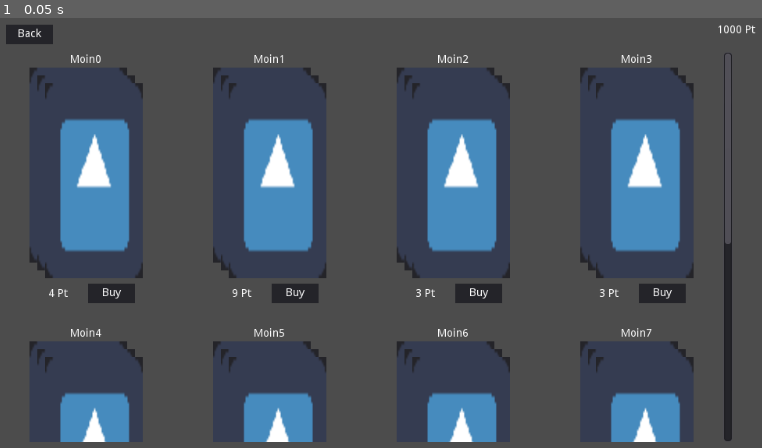
Above: before the commit, frame 1.
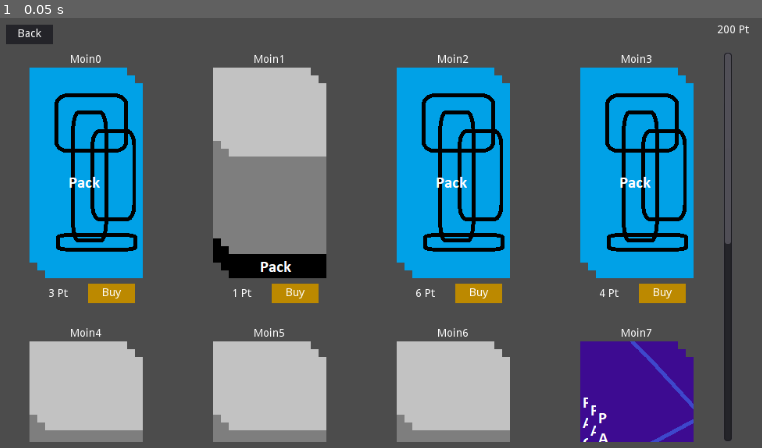
Above: after the commit, the same moment.

Repository: jamklex/first_game
Game: Godot game, scene res://scenes/packages.tscn
Two runs of this game, one before a commit and one after it. Both use one fixed random seed, a clock stepped at 60 frames per second and the inputs below. This scene is started directly instead of the project's main scene. The engine's default icon, where the game draws it, is replaced by a stand-in: a white triangle on a blue panel in a dark square.
Inputs:
- Up to frame 1 (0.05 s): no input

The runs differ from the first frame. In frame 1, 44% of the frame differs, in the area x 3-100%, y 1-99%.

Commit message:
booster pack

Diff:
--- a/Deck_Defense/prefabs/package.tscn
+++ b/Deck_Defense/prefabs/package.tscn
@@ -1,6 +1,5 @@
-[gd_scene load_steps=3 format=2]
+[gd_scene load_steps=2 format=2]
 
-[ext_resource path="res://icon.png" type="Texture" id=1]
 [ext_resource path="res://scripts/package.gd" type="Script" id=2]
 
 [node name="package" type="Control"]
@@ -24,35 +23,15 @@
 margin_right = 145.0
 margin_bottom = 290.0
 
-[node name="pack3" type="Panel" parent="packs"]
-margin_right = 125.0
-margin_bottom = 250.0
-
-[node name="cover" type="Sprite" parent="packs/pack3"]
-scale = Vector2( 1.95313, 3.90625 )
-texture = ExtResource( 1 )
+[node name="cover1" type="Sprite" parent="packs"]
 centered = false
 
-[node name="pack2" type="Panel" parent="packs"]
-margin_left = 10.0
-margin_top = 10.0
-margin_right = 135.0
-margin_bottom = 260.0
-
-[node name="cover" type="Sprite" parent="packs/pack2"]
-scale = Vector2( 1.95313, 3.90625 )
-texture = ExtResource( 1 )
+[node name="cover2" type="Sprite" parent="packs"]
+position = Vector2( 10, 10 )
 centered = false
 
-[node name="pack" type="Panel" parent="packs"]
-margin_left = 20.0
-margin_top = 20.0
-margin_right = 145.0
-margin_bottom = 270.0
-
-[node name="cover" type="Sprite" parent="packs/pack"]
-scale = Vector2( 1.95313, 3.90625 )
-texture = ExtResource( 1 )
+[node name="cover3" type="Sprite" parent="packs"]
+position = Vector2( 20, 20 )
 centered = false
 
 [node name="bar" type="Control" parent="."]
--- a/Deck_Defense/scenes/packages.tscn
+++ b/Deck_Defense/scenes/packages.tscn
@@ -1,7 +1,19 @@
-[gd_scene load_steps=3 format=2]
+[gd_scene load_steps=4 format=2]
 
 [ext_resource path="res://scenes/booster-pack.png" type="Texture" id=1]
 [ext_resource path="res://scripts/packages.gd" type="Script" id=3]
+
+[sub_resource type="StyleBoxFlat" id=1]
+bg_color = Color( 0.517647, 0, 0, 1 )
+border_width_left = 1
+border_width_top = 1
+border_width_right = 1
+border_width_bottom = 1
+border_color = Color( 0, 0, 0, 1 )
+corner_radius_top_left = 5
+corner_radius_top_right = 5
+corner_radius_bottom_right = 5
+corner_radius_bottom_left = 5
 
 [node name="packages" type="Control"]
 anchor_right = 1.0
@@ -45,4 +57,37 @@
 align = 1
 valign = 1
 
+[node name="resultWindow" type="Panel" parent="."]
+visible = false
+margin_left = 228.0
+margin_top = 116.0
+margin_right = 800.0
+margin_bottom = 486.0
+
+[node name="close" type="Panel" parent="resultWindow"]
+margin_left = 560.0
+margin_top = -10.0
+margin_right = 585.0
+margin_bottom = 15.0
+custom_styles/panel = SubResource( 1 )
+
+[node name="Label" type="Label" parent="resultWindow/close"]
+margin_right = 25.0
+margin_bottom = 25.0
+text = "X"
+align = 1
+valign = 1
+
+[node name="scrollWrapper" type="ScrollContainer" parent="resultWindow"]
+margin_left = 20.0
+margin_top = 20.0
+margin_right = 550.0
+margin_bottom = 350.0
+
+[node name="cardHolder" type="GridContainer" parent="resultWindow/scrollWrapper"]
+custom_constants/vseparation = 19
+custom_constants/hseparation = 19
+columns = 3
+
 [connection signal="gui_input" from="back" to="." method="_on_back_gui_input"]
+[connection signal="gui_input" from="resultWindow/close" to="." method="_on_close_gui_input"]
--- a/Deck_Defense/scripts/package.gd
+++ b/Deck_Defense/scripts/package.gd
@@ -6,15 +6,28 @@
 # Declare member variables here. Examples:
 # var a = 2
 # var b = "text"
+enum Style {Available, NotEnoughMoney, Sold}
+
+var style = Style.Available
 var price
+var numberOfPacks = 10
 var funcObj:Control
 var functionName
 var functionArg
 
+var buyBtnLabel:Label
+var buyBtn:Panel
+var buyBtnStyle = StyleBoxFlat.new()
+var availableColor = Color8(189,138,0)
+var notAvailableColor = Color8(20,20,20)
+
 
 # Called when the node enters the scene tree for the first time.
 func _ready():
-	pass # Replace with function body.
+	buyBtnLabel = get_node("bar/buyButton/Label") as Label
+	buyBtn = get_node("bar/buyButton") as Panel
+	buyBtnStyle.bg_color = availableColor
+	buyBtn.add_stylebox_override("panel", buyBtnStyle)
 
 
 # Called every frame. 'delta' is the elapsed time since the previous frame.
@@ -30,12 +43,33 @@
 	price = newPrice
 
 
+func setCover(imagePath):
+	var texture = load(imagePath) as Texture
+	var packHolder = get_node("packs") as Control
+	for children in packHolder.get_children():
+		var child = children as Sprite
+		child.texture = texture
+
 func setOnClick(target, funcName, arg):
 	funcObj = target
 	functionName = funcName
 	functionArg = arg
 
 
+func setStyle(newStyle):
+	style = newStyle
+	if style == Style.Available:
+		buyBtnLabel.text = "Buy"
+		buyBtnStyle.bg_color = availableColor
+	else:
+		if style == Style.NotEnoughMoney:
+			buyBtnLabel.text = "Buy"
+		else:
+			buyBtnLabel.text = "Sold"
+		buyBtnStyle.bg_color = notAvailableColor
+	buyBtn.update()
+
+
 func _on_buyButton_gui_input(event):
-	if event is InputEventMouseButton and event.pressed:
+	if style == Style.Available and event is InputEventMouseButton and event.pressed:
 		funcObj.call(functionName, functionArg)
--- a/Deck_Defense/scripts/packages.gd
+++ b/Deck_Defense/scripts/packages.gd
@@ -4,14 +4,24 @@
 var pointsLabel:Label
 var packageHolder
 var packageScene:PackedScene
-var points = 1000
+var cardScene:PackedScene
+var points = 200
 var packages = []
+
+var resultWindow:Panel
+var resultWindowCards:GridContainer
+
+var rng = RandomNumberGenerator.new()
 
 
 func _ready():
+	rng.randomize()
 	packageHolder = get_node("scrollWrapper/packageHolder")
 	pointsLabel = get_node("points")
+	resultWindow = get_node("resultWindow")
+	resultWindowCards = get_node("resultWindow/scrollWrapper/cardHolder")
 	packageScene = load("res://prefabs/package.tscn")
+	cardScene = load("res://prefabs/card.tscn")
 	_loadPackages()
 	_refreshPoints()
 
@@ -20,12 +30,25 @@
 	pointsLabel.text = String(points) + " Pt"
 
 
+func _refreshPackages():
+	for pack in packages:
+		pack = pack as Package
+		if pack.numberOfPacks == 0:
+			pack.setStyle(Package.Style.Sold)
+		elif points < pack.price:
+			pack.setStyle(Package.Style.NotEnoughMoney)
+		else:
+			pack.setStyle(Package.Style.Available)
+
+
 func _loadPackages():
-	var rng = RandomNumberGenerator.new()
 	for i in 10:
 		var newPackage = packageScene.instance() as Package
 		var name = "Moin" + String(i)
 		var price = rng.randi_range(1,10)
+		var coverIndex = String(rng.randi_range(1,3))
+		var imagePath = "res://images/packCovers/cover" + coverIndex + ".png"
+		newPackage.setCover(imagePath)
 		newPackage.setName(name)
 		newPackage.setPrice(price)
 		newPackage.setOnClick(self, "onBuyButton", i)
@@ -36,9 +59,22 @@
 func onBuyButton(packageIndex):
 	var selectedPackage = packages[packageIndex] as Package
 	points -= selectedPackage.price
+	selectedPackage.numberOfPacks -= 1
 	_refreshPoints()
+	_refreshPackages()
+	for child in resultWindowCards.get_children():
+		resultWindowCards.remove_child(child)
+	for i in rng.randi_range(1,10):
+		var newCard = cardScene.instance()
+		resultWindowCards.add_child(newCard)
+	resultWindow.visible = true
 
 
 func _on_back_gui_input(event):
 	if event is InputEventMouseButton and event.pressed:
 		get_tree().change_scene("res://scenes/Menu.tscn")
+
+
+func _on_close_gui_input(event):
+	if event is InputEventMouseButton and event.pressed:
+		resultWindow.visible = false
Binary file added: Deck_Defense/images/packCovers/cover1.png
Not shown, added: Deck_Defense/images/packCovers/cover1.png.import
Binary file added: Deck_Defense/images/packCovers/cover2.png
Not shown, added: Deck_Defense/images/packCovers/cover2.png.import
Binary file added: Deck_Defense/images/packCovers/cover3.png
Not shown, added: Deck_Defense/images/packCovers/cover3.png.import
